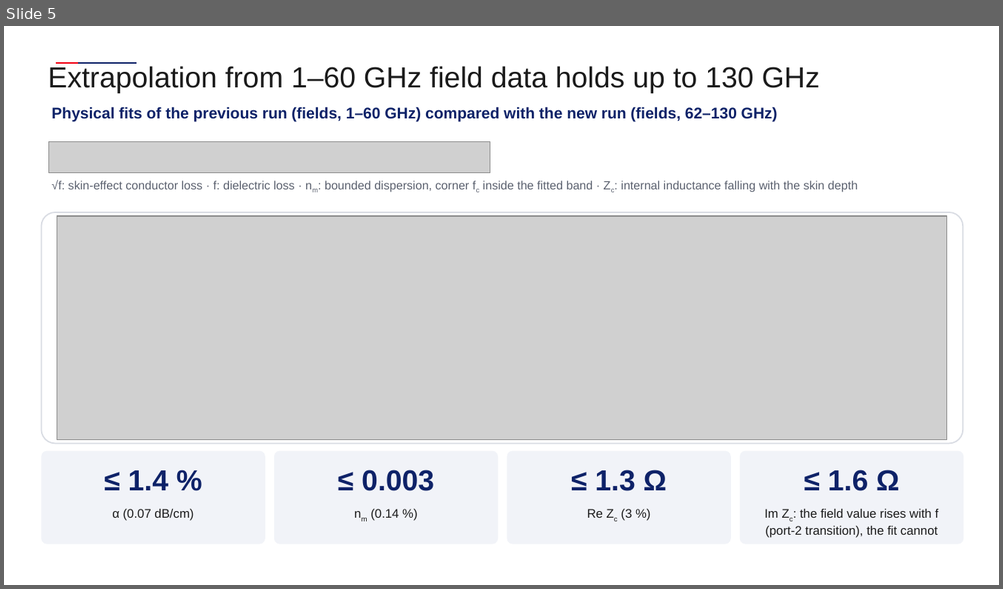
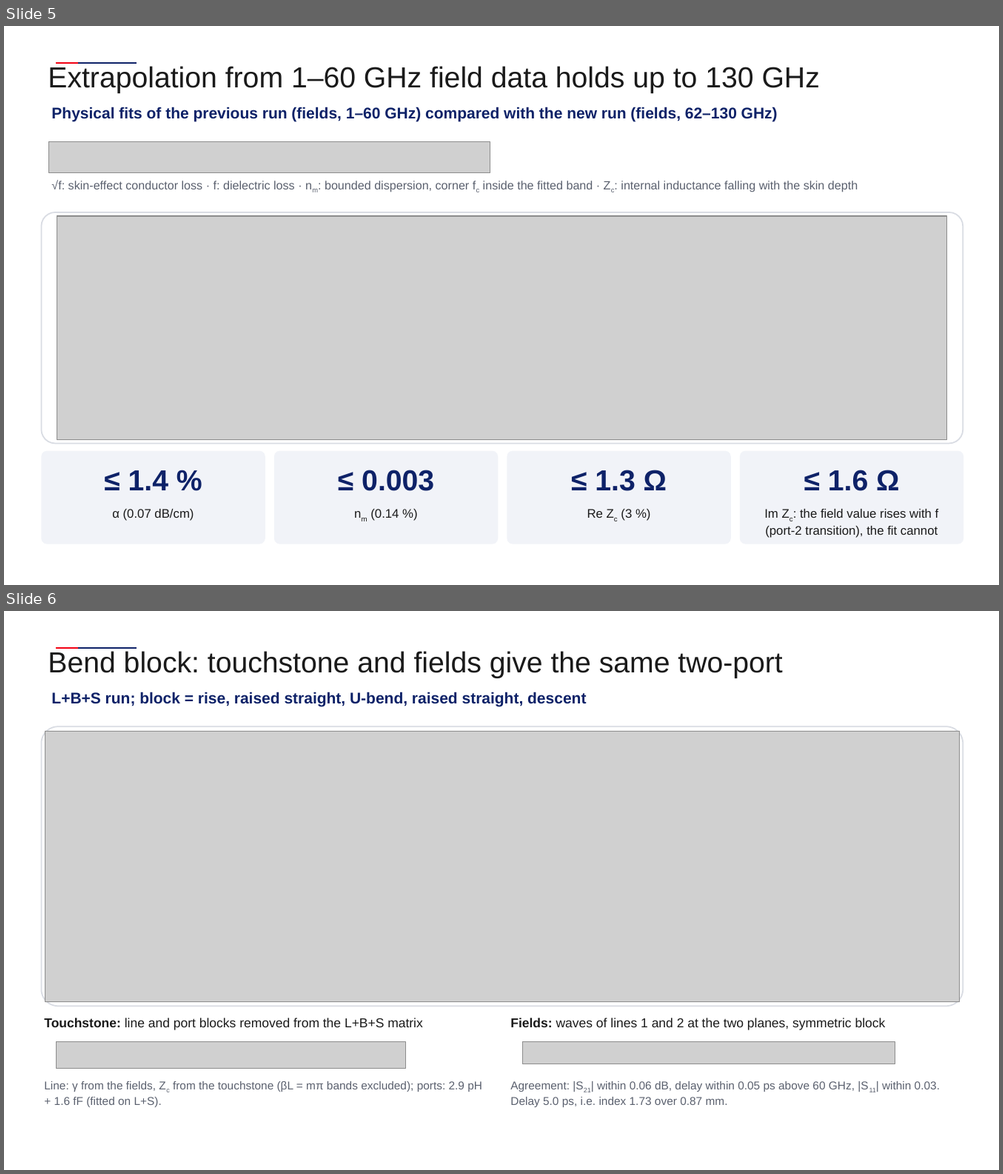
Before and after one commit to andreimuresian/claude, a slide deck: docs/cst/Equalization/Equalisation.pptx. Shown one above the other, each under a label of ours: slide 5 before the commit, slides 5 and 6 after it. The pictures are 1003x589 and 1003x1174 pixels, drawn with LibreOffice and Linux fonts; fonts in the diff are those of the drawing; grey boxes stand for pictures; background and template pictures are left out. Boxes give left, top, right and bottom in pixels: in the first picture for what was removed or moved away, otherwise in the second. Text is boxed around its words. In the diff, an @@ line names an element or a change of style, - is before the commit and + after.

```diff
--- a/docs/cst/Equalization/Equalisation.pptx
+++ b/docs/cst/Equalization/Equalisation.pptx
@@ slide 6 added at bbox=[4, 611, 999, 1170], background #FFFFFF; not listed: 2 template elements that a slide beside it also shows @@
@@ text added at bbox=[48, 651, 782, 678], 28 pt, text #1A1A1A @@
+Bend block: touchstone and fields give the same two-port
@@ text added at bbox=[51, 692, 586, 707], 15 pt, text #0E2268, bold @@
+L+B+S run; block = rise, raised straight, U-bend, raised straight, descent
@@ rounded rectangle added at bbox=[41, 726, 963, 1006], fill #FFFFFF, outline #D9DCE3 1.25 pt @@
@@ picture added at bbox=[45, 731, 959, 1002] @@
@@ text added at bbox=[44, 1018, 423, 1031], 12.5 pt, text #1A1A1A @@
+Touchstone: line and port blocks removed from the L+B+S matrix
@@ text added at bbox=[510, 1018, 885, 1031], 12.5 pt, text #1A1A1A @@
+Fields: waves of lines 1 and 2 at the two planes, symmetric block
@@ picture added at bbox=[57, 1042, 405, 1069] @@
@@ picture added at bbox=[523, 1042, 895, 1065] @@
@@ text added at bbox=[44, 1082, 482, 1108], 11 pt, text #5A606E @@
+Line: γ from the fields, Zc from the touchstone (βL = mπ bands excluded); ports: 2.9 pH + 1.6 fF (fitted on L+S).
@@ text added at bbox=[510, 1082, 939, 1108], 11 pt, text #5A606E @@
+Agreement: |S21| within 0.06 dB, delay within 0.05 ps above 60 GHz, |S11| within 0.03. Delay 5.0 ps, i.e. index 1.73 over 0.87 mm.
```
Also in this commit, not shown: 2 other slides added, 18 other files.
